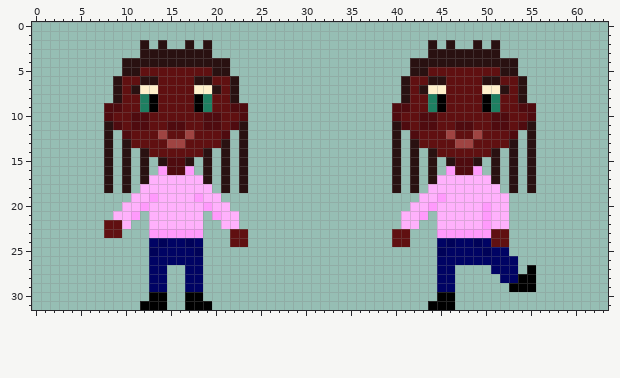
Two versions of one pixel-art sprite, resources/sprite8.png. That is the earlier state.
The file is 64x32 pixels.
Now the later version:
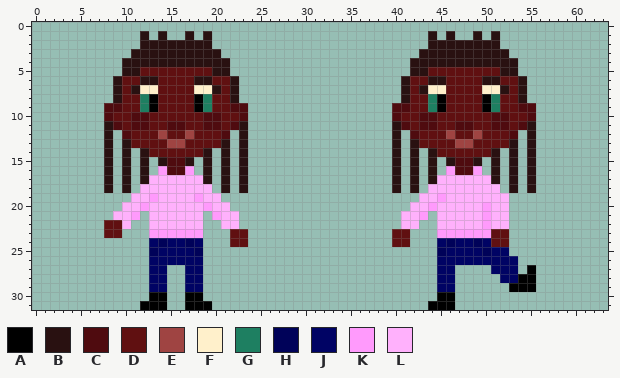
Palette (. is transparent): A #000000  B #291111  C #4f0b0f  D #601011  E #9f4442  F #fff0cb  G #1e7f61  H #000259  J #000364  K #ff9afc  L #ffb1fc
What changed:
{"y":1,"x":12,"old":".","new":"B"}
{"y":1,"x":14,"old":".","new":"B"}
{"y":1,"x":17,"old":".","new":"B"}
{"y":1,"x":19,"old":".","new":"B"}
{"y":1,"x":44,"old":".","new":"B"}
{"y":1,"x":46,"old":".","new":"B"}
{"y":1,"x":49,"old":".","new":"B"}
{"y":1,"x":51,"old":".","new":"B"}
{"y":2,"x":13,"old":".","new":"B"}
{"y":2,"x":15,"old":"..","new":"BB"}
{"y":2,"x":18,"old":".","new":"B"}
{"y":2,"x":45,"old":".","new":"B"}
{"y":2,"x":47,"old":"..","new":"BB"}
{"y":2,"x":50,"old":".","new":"B"}
{"y":3,"x":11,"old":".","new":"B"}
{"y":3,"x":20,"old":".","new":"B"}
{"y":3,"x":43,"old":".","new":"B"}
{"y":3,"x":52,"old":".","new":"B"}
{"label":"added","picture_box":[131,31,221,58]}
{"label":"added","picture_box":[419,31,509,58]}
